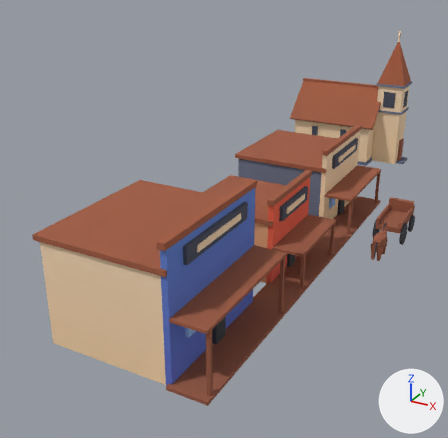
The glTF model public/assets/toycar/set-boomtown-south-lite.glb as it was, and as the next commit left it.
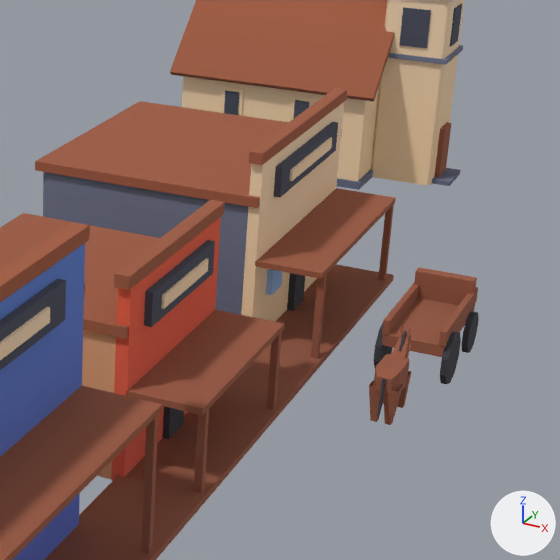
There are two pictures of each version: one whole from a 50 mm camera at (4.82, -13.97, 6.69) aimed at (-2.1, -1.4, 0.4), one close up on the part from 49% to 100% of the width and 20% to 72% of the height. Every picture has the same lights, and +X, +Y and +Z are marked at lower right. The last two pictures show the newer version. Where no turn or scale is listed for an object, it has been applied to the vertices. Vertices at exactly the same position are counted once.

Names of what the first close-up shows: 'anim_sway:a=z:d=18:p=7.4:r=0.72#b', 'south'.
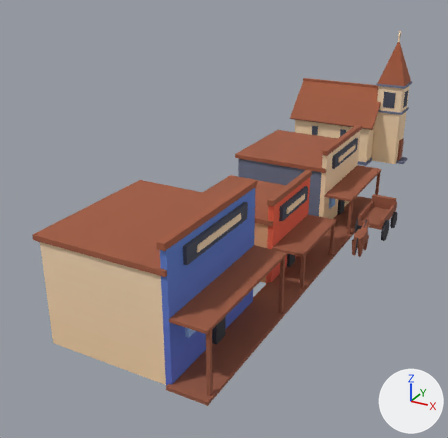
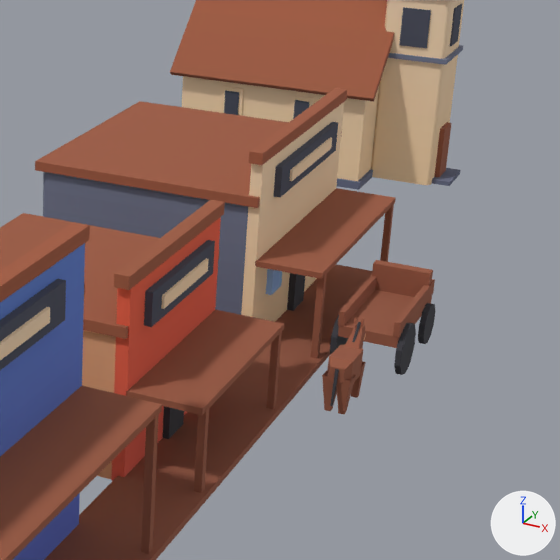
Location of each change, (x1, y1, x2, y2) in pixels of the close-ups (560 x 560 px; the box of a moved part takes in the faces that stretch with it):
'south', reshaped: before (0, 0, 479, 560); after (0, 0, 464, 560)
'anim_sway:a=z:d=18:p=7.4:r=0.72#b', moved: before (390, 326, 412, 359); after (344, 317, 366, 349)
part 1 of me_south, moved or reshaped: before (373, 323, 393, 368); after (330, 315, 349, 355)
part 2 of me_south, moved or reshaped: before (440, 332, 461, 384); after (394, 323, 416, 375)
part 3 of me_south, moved or reshaped: before (461, 311, 479, 353); after (418, 303, 435, 344)
part 4 of me_south, moved or reshaped: before (382, 298, 475, 357); after (338, 290, 432, 348)
part 5 of me_south, moved or reshaped: before (382, 283, 419, 336); after (338, 275, 377, 327)
part 6 of me_south, moved or reshaped: before (439, 287, 478, 347); after (393, 279, 435, 338)
part 7 of me_south, moved or reshaped: before (414, 267, 477, 305); after (372, 260, 433, 297)
part 8 of me_south, moved or reshaped: before (373, 354, 410, 394); after (327, 345, 363, 383)
part 9 of me_south, moved or reshaped: before (397, 371, 411, 408); after (351, 361, 365, 398)
part 10 of me_south, moved or reshaped: before (369, 380, 384, 422); after (322, 370, 337, 411)
part 11 of me_south, moved or reshaped: before (383, 385, 403, 425); after (337, 375, 356, 414)
part 12 of me_south, moved or reshaped: before (377, 379, 386, 417); after (330, 369, 339, 406)

The change, as a diff of the scene's bpy script:
```diff
--- a/public/assets/toycar/set-boomtown-south-lite.glb.py
+++ b/public/assets/toycar/set-boomtown-south-lite.glb.py
@@ me_south @@
 # used by ob_south; location = (-1.3, -5.6, 1.05)
-me_south.from_pydata(...)  # 716 vertices, 982 faces; spans x -2.0..3.36, y -1.6..13.35, z -1.06..3.19
+me_south.from_pydata(...)  # 716 vertices, 982 faces; spans x -2.0..2.91, y -1.6..13.35, z -1.06..3.19
+# me_south part 1: the loose piece of 20 vertices spanning x 2.64..2.7, y 5.52..6.04, z -1.05..-0.51 is moved by (-0.45, 0.0, 0.0)
+# me_south part 2: the loose piece of 20 vertices spanning x 3.3..3.36, y 5.52..6.04, z -1.05..-0.51 is moved by (-0.45, 0.0, 0.0)
+# me_south part 3: the loose piece of 20 vertices spanning x 3.3..3.36, y 6.41..6.83, z -1.05..-0.61 is moved by (-0.45, 0.0, 0.0)
+# me_south part 4: the loose piece of 8 vertices spanning x 2.7..3.3, y 5.55..6.85, z -0.69..-0.57 is moved by (-0.45, 0.0, 0.0)
+# me_south part 5: the loose piece of 8 vertices spanning x 2.69..2.75, y 5.55..6.85, z -0.58..-0.42 is moved by (-0.45, 0.0, 0.0)
+# me_south part 6: the loose piece of 8 vertices spanning x 3.25..3.31, y 5.55..6.85, z -0.58..-0.42 is moved by (-0.45, 0.0, 0.0)
+# me_south part 7: the loose piece of 8 vertices spanning x 2.7..3.3, y 6.64..6.76, z -0.58..-0.28 is moved by (-0.45, 0.0, 0.0)
+# me_south part 8: the loose piece of 16 vertices spanning x 2.88..3.12, y 4.56..5.12, z -0.8..-0.51 is moved by (-0.45, 0.0, 0.0)
+# me_south part 9: the loose piece of 8 vertices spanning x 3.01..3.12, y 4.98..5.1, z -1.05..-0.69 is moved by (-0.45, 0.0, 0.0)
+# me_south part 10: the loose piece of 8 vertices spanning x 2.86..3.0, y 4.56..4.74, z -1.05..-0.67 is moved by (-0.45, 0.0, 0.0)
+# me_south part 11: the loose piece of 8 vertices spanning x 3.0..3.14, y 4.56..4.74, z -1.05..-0.67 is moved by (-0.45, 0.0, 0.0)
+# me_south part 12: the loose piece of 8 vertices spanning x 2.98..3.02, y 4.47..4.58, z -0.93..-0.57 is moved by (-0.45, 0.0, 0.0)
+# other edits to the shape of me_south do not show in these pictures
 me_south.materials.append(mat_colormap)
@@ ob_anim_sway_a_z_d_18_p_7_4_r_0_72_b @@
 ob_anim_sway_a_z_d_18_p_7_4_r_0_72_b = bpy.data.objects.new('anim_sway:a=z:d=18:p=7.4:r=0.72#b', me_anim_sway_a_z_d_18_p_7_4_r_0_72_b)
-ob_anim_sway_a_z_d_18_p_7_4_r_0_72_b.location = (1.7, -0.55, 0.41)
+ob_anim_sway_a_z_d_18_p_7_4_r_0_72_b.location = (1.25, -0.55, 0.41)
```
